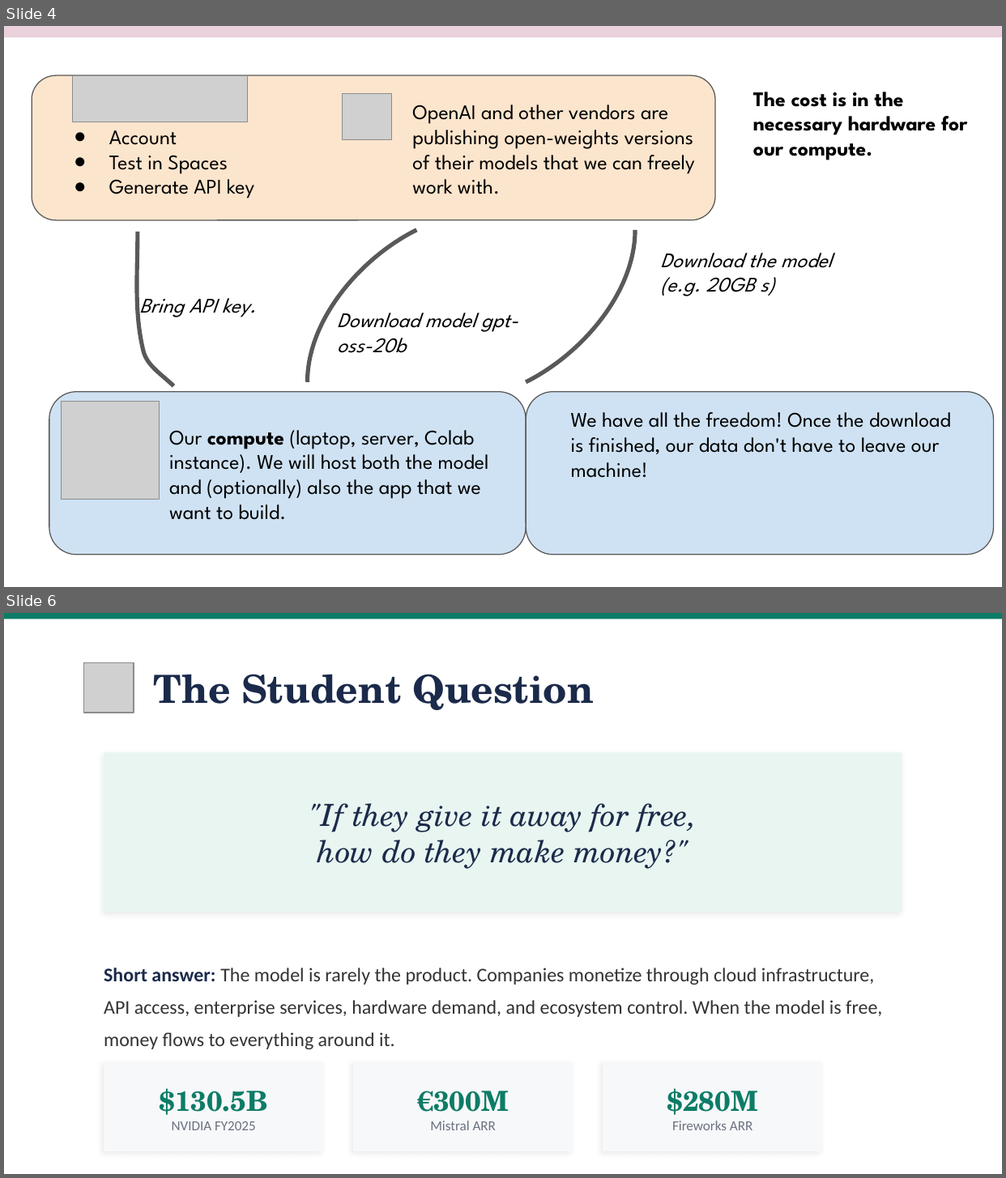
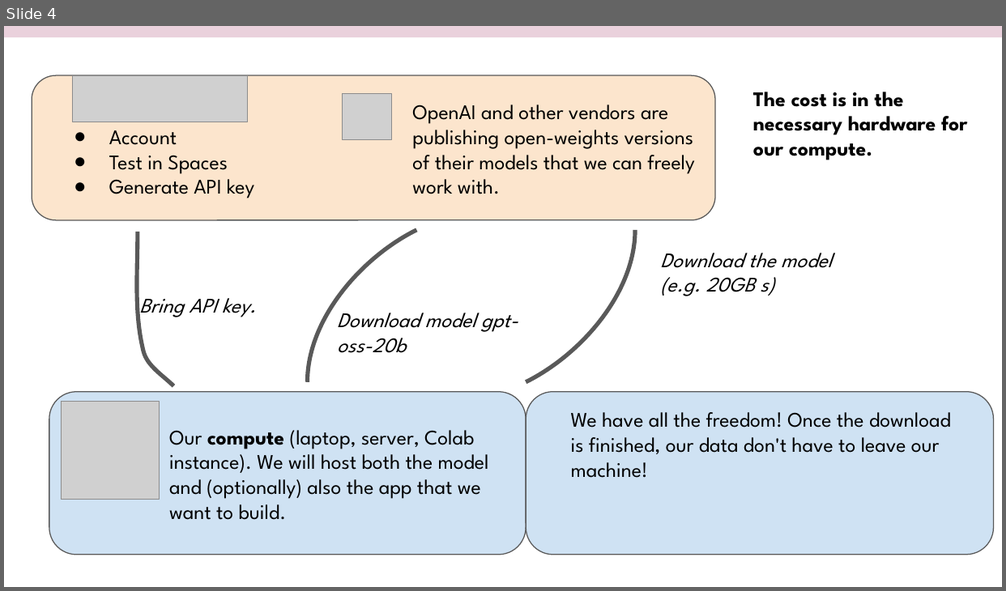
Before and after one commit to robertbarcik/genai-in-python-tutorial, a slide deck: 0_genAI_in_Python.pptx. Shown one above the other, each under a label of ours: slides 4 and 6 before the commit, slide 4 after it; the slides between them are not shown. The pictures are 1006x1178 and 1006x591 pixels, drawn with LibreOffice and Linux fonts; fonts in the diff are those of the drawing; grey boxes stand for pictures. Boxes give left, top, right and bottom in pixels: in the first picture for what was removed or moved away, otherwise in the second. Text is boxed around its words. In the diff, an @@ line names an element or a change of style, - is before the commit and + after.

```diff
--- a/0_genAI_in_Python.pptx
+++ b/0_genAI_in_Python.pptx
@@ slide 6 removed at <box>4,613,1002,1174</box>, background #FFFFFF @@
@@ rectangle removed at <box>4,613,1002,619</box> @@
@@ picture removed at <box>84,663,134,713</box> @@
@@ text removed at <box>154,674,594,710</box> @@
-The Student Question
@@ rectangle removed at <box>104,752,902,913</box> @@
@@ text removed at <box>309,803,697,869</box> @@
-"If they give it away for free,
-how do they make money?"
@@ text removed at <box>104,968,882,1050</box> @@
-Short answer: The model is rarely the product. Companies monetize through cloud infrastructure, API access, enterprise services, hardware demand, and ecosystem control. When the model is free, money flows to everything around it.
@@ rectangle removed at <box>104,1062,323,1152</box> @@
@@ rectangle removed at <box>353,1062,573,1152</box> @@
@@ rectangle removed at <box>603,1062,822,1152</box> @@
@@ text removed at <box>159,1088,267,1115</box> @@
-$130.5B
@@ text removed at <box>418,1091,509,1112</box> @@
-€300M
@@ text removed at <box>667,1088,758,1115</box> @@
-$280M
@@ text removed at <box>172,1122,256,1131</box> @@
-NVIDIA FY2025
@@ text removed at <box>430,1121,496,1131</box> @@
-Mistral ARR
@@ text removed at <box>672,1121,752,1131</box> @@
-Fireworks ARR
```
Also in this commit, not shown: 12 other slides removed, 1 other file.
